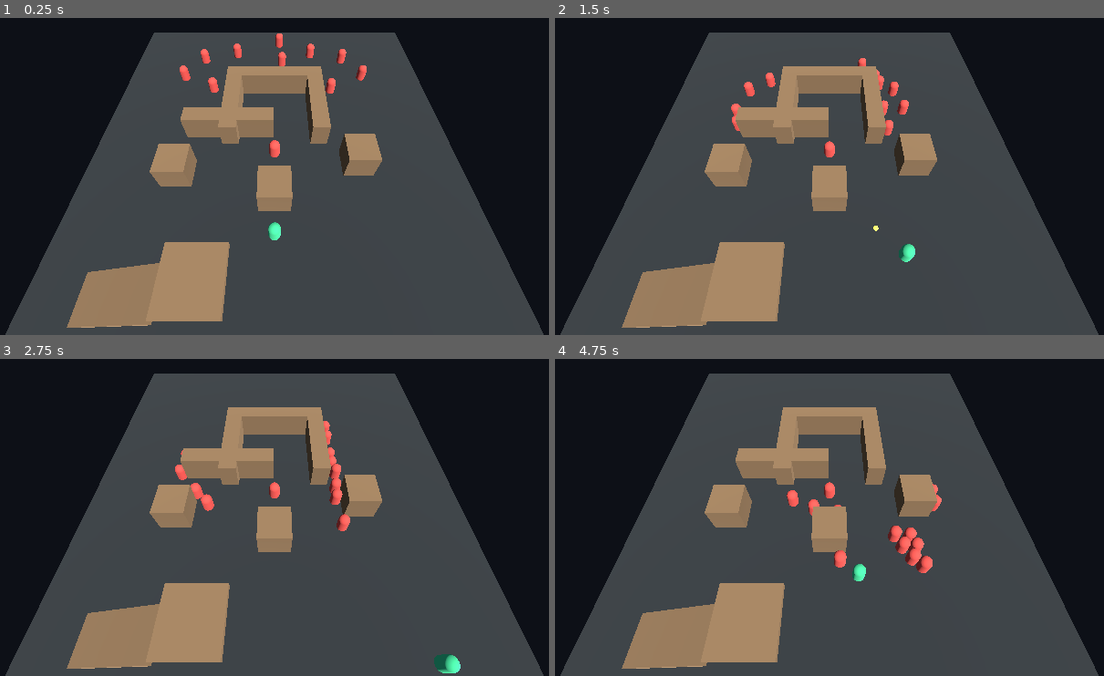
Above: before the commit, frames 1-4 (two rows, left to right).
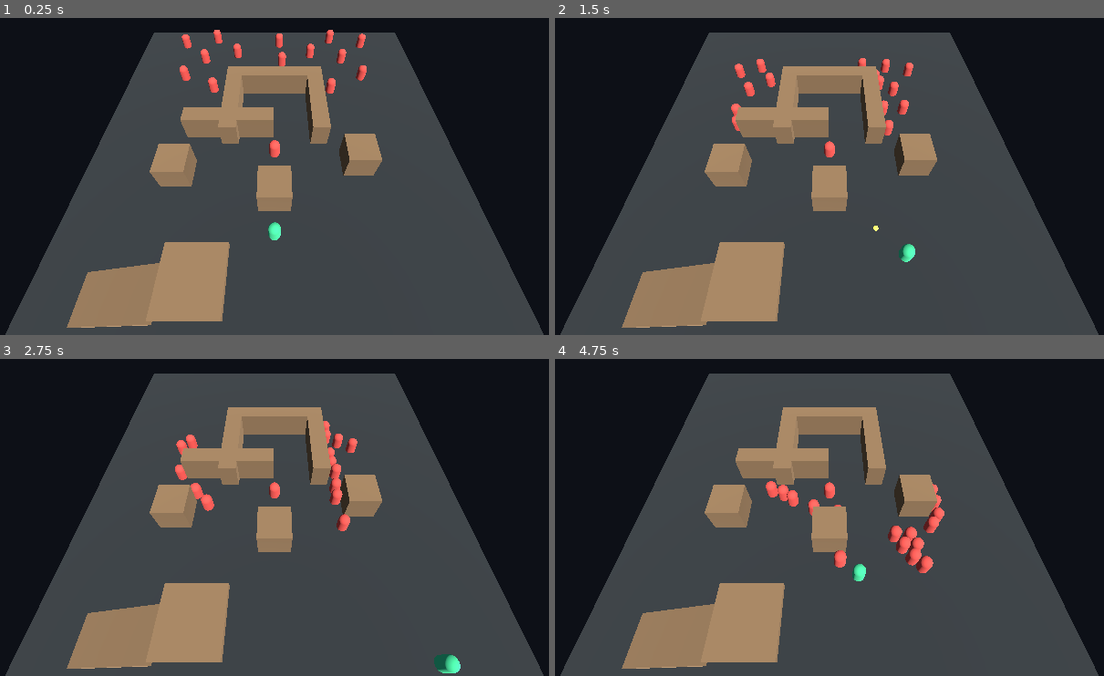
Above: after the commit, the same moments.

Repository: rabizoltan/iiwii
Game: Godot game, scene res://scenes/main/DemoMain.tscn
Two runs of this game, one before a commit and one after it. Both use one fixed random seed, a clock stepped at 60 frames per second and the inputs below.
Inputs (mouse positions are in pixels of both pictures, inside the frame that each line leads up to):
- Up to frame 1 (0.25 s): no input
- Up to frame 2 (1.5 s): tap Enter at 0.5 s; move the mouse to (988, 109) at 0.52 s; hold D (move_right) 0.53-1.28 s; click (988, 109) at 0.6 s; move the mouse to (681, 151) at 1.27 s; hold S (move_down) from 1.28 s (still down); click (681, 151) at 1.35 s
- Up to frame 3 (2.75 s): move the mouse to (345, 381) at 2.02 s; release S (move_down) at 2.03 s; hold D (move_right) from 2.03 s (still down); click (345, 381) at 2.1 s
- Up to frame 4 (4.75 s): move the mouse to (791, 552) at 2.77 s; release D (move_right) at 2.78 s; hold W (move_up) 2.78-3.53 s; click (791, 552) at 2.85 s; move the mouse to (1049, 533) at 3.52 s; hold A (move_left) from 3.53 s (still down); click (1049, 533) at 3.6 s; move the mouse to (609, 409) at 4.27 s; click (609, 409) at 4.35 s

The runs differ from the first frame. In frame 1, 0.2% of the frame differs, in the area x 33-67%, y 3-10%; in frame 2, 0.2%; in frame 3, 0.3%; in frame 4, 0.4%, in the area x 38-71%, y 38-68%.

Commit message:
add scene

Diff:
--- a/godot/scenes/main/DemoMain.tscn
+++ b/godot/scenes/main/DemoMain.tscn
@@ -219,32 +219,48 @@
 transform = Transform3D(1, 0, 0, 0, 1, 0, 0, 0, 1, -3, 0, -6.5)
 target_path = NodePath("../../Player")
 
-[node name="EnemyF" parent="Actors/Enemies" unique_id=1891705641 instance=ExtResource("2")]
+[node name="EnemyF" parent="Actors/Enemies" unique_id=1593622024 instance=ExtResource("2")]
 transform = Transform3D(1, 0, 0, 0, 1, 0, 0, 0, 1, 3, 0, -6.5)
 target_path = NodePath("../../Player")
 
-[node name="EnemyG" parent="Actors/Enemies" unique_id=1891705642 instance=ExtResource("2")]
+[node name="EnemyG" parent="Actors/Enemies" unique_id=1344645234 instance=ExtResource("2")]
 transform = Transform3D(1, 0, 0, 0, 1, 0, 0, 0, 1, 6, 0, -6)
 target_path = NodePath("../../Player")
 
-[node name="EnemyH" parent="Actors/Enemies" unique_id=1891705643 instance=ExtResource("2")]
+[node name="EnemyH" parent="Actors/Enemies" unique_id=1665397878 instance=ExtResource("2")]
 transform = Transform3D(1, 0, 0, 0, 1, 0, 0, 0, 1, -8, 0, -11)
 target_path = NodePath("../../Player")
 
-[node name="EnemyI" parent="Actors/Enemies" unique_id=1891705644 instance=ExtResource("2")]
+[node name="EnemyI" parent="Actors/Enemies" unique_id=330202017 instance=ExtResource("2")]
 transform = Transform3D(1, 0, 0, 0, 1, 0, 0, 0, 1, -4, 0, -12)
 target_path = NodePath("../../Player")
 
-[node name="EnemyJ" parent="Actors/Enemies" unique_id=1891705645 instance=ExtResource("2")]
+[node name="EnemyJ" parent="Actors/Enemies" unique_id=1072485304 instance=ExtResource("2")]
 transform = Transform3D(1, 0, 0, 0, 1, 0, 0, 0, 1, 4, 0, -12)
 target_path = NodePath("../../Player")
 
-[node name="EnemyK" parent="Actors/Enemies" unique_id=1891705646 instance=ExtResource("2")]
+[node name="EnemyK" parent="Actors/Enemies" unique_id=834853843 instance=ExtResource("2")]
 transform = Transform3D(1, 0, 0, 0, 1, 0, 0, 0, 1, 8, 0, -11)
 target_path = NodePath("../../Player")
 
-[node name="EnemyL" parent="Actors/Enemies" unique_id=1891705647 instance=ExtResource("2")]
+[node name="EnemyL" parent="Actors/Enemies" unique_id=1484760266 instance=ExtResource("2")]
 transform = Transform3D(1, 0, 0, 0, 1, 0, 0, 0, 1, 0, 0, -14)
+target_path = NodePath("../../Player")
+
+[node name="EnemyM" parent="Actors/Enemies" unique_id=948223141 instance=ExtResource("2")]
+transform = Transform3D(1, 0, 0, 0, 1, 0, 0, 0, 1, -11, 0, -14)
+target_path = NodePath("../../Player")
+
+[node name="EnemyN" parent="Actors/Enemies" unique_id=948223142 instance=ExtResource("2")]
+transform = Transform3D(1, 0, 0, 0, 1, 0, 0, 0, 1, -7, 0, -15)
+target_path = NodePath("../../Player")
+
+[node name="EnemyO" parent="Actors/Enemies" unique_id=948223143 instance=ExtResource("2")]
+transform = Transform3D(1, 0, 0, 0, 1, 0, 0, 0, 1, 7, 0, -15)
+target_path = NodePath("../../Player")
+
+[node name="EnemyP" parent="Actors/Enemies" unique_id=948223144 instance=ExtResource("2")]
+transform = Transform3D(1, 0, 0, 0, 1, 0, 0, 0, 1, 11, 0, -14)
 target_path = NodePath("../../Player")
 
 [node name="TargetDummy" parent="Actors/Enemies" unique_id=1024000001 instance=ExtResource("2")]
